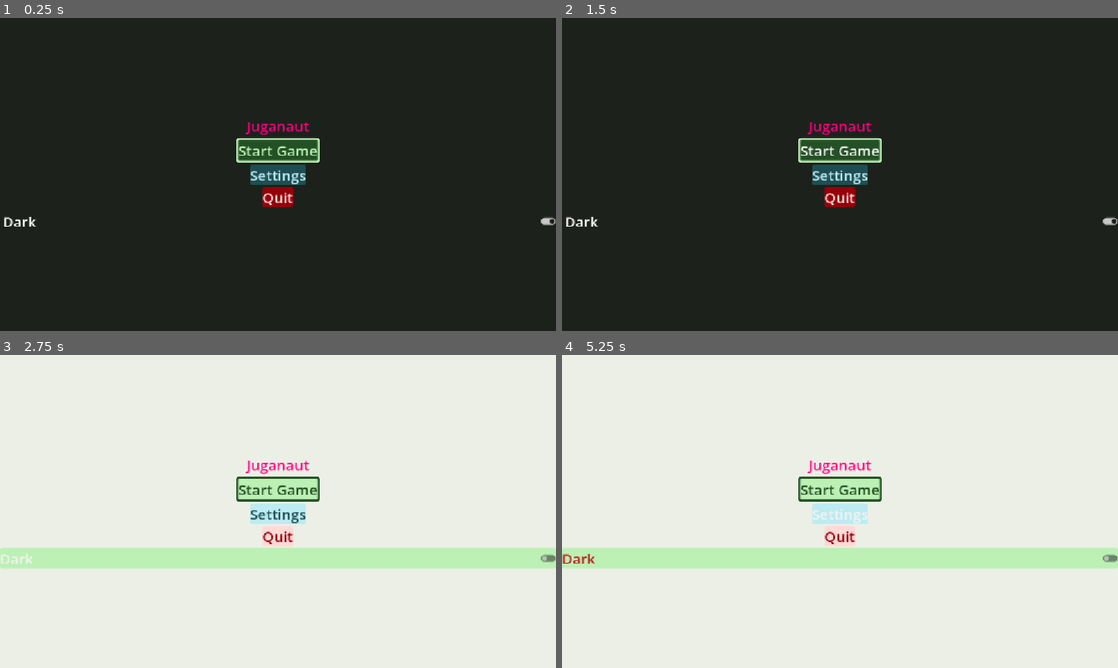
Above: before the commit, frames 1-4 (two rows, left to right).
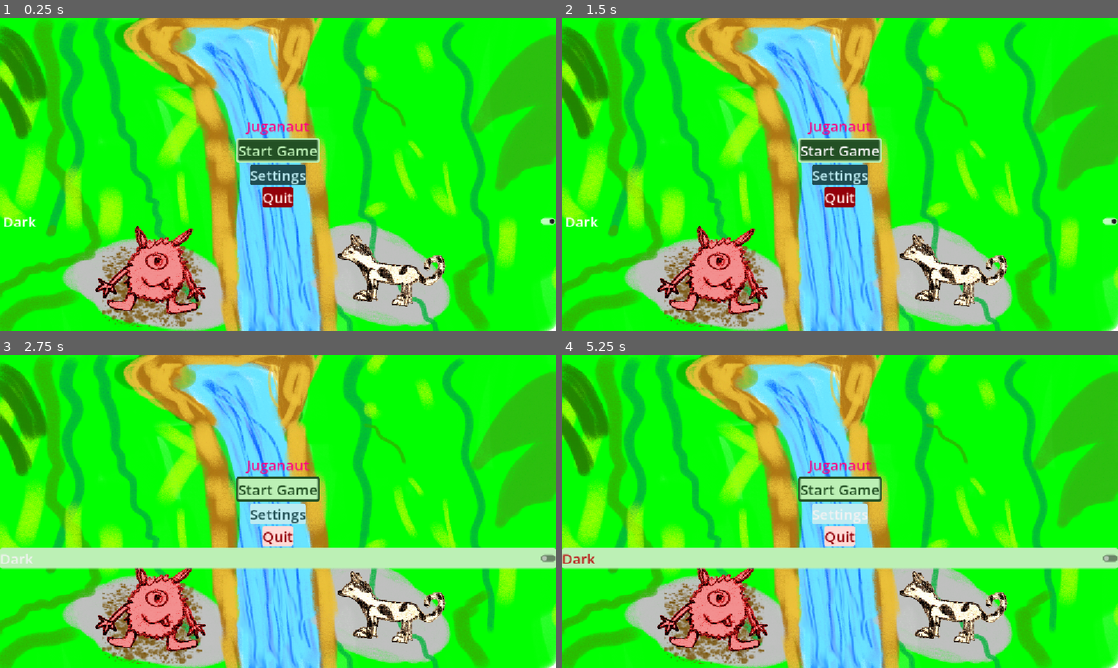
Above: after the commit, the same moments.

Repository: SirVincelot24/juganaut-godot
Game: Godot game, scene res://scenes/MainMenu.tscn
Same seed, same stepped clock (60 frames per second), same inputs: the game is played once before the commit and once after it.
Inputs:
- Up to frame 1 (0.25 s): no input
- Up to frame 2 (1.5 s): click "Start Game" at 0.5 s; click "Start Game" at 1.25 s
- Up to frame 3 (2.75 s): click "Dark" at 2 s
- Up to frame 4 (5.25 s): click "Dark" at 2.75 s; click "Start Game" at 3.5 s; click "Dark" at 4.25 s; click "Settings" at 5 s

The runs differ from the first frame. In frame 1, 98% of the frame differs, in the area x 0-100%, y 0-100%; in frame 2, 98%; in frame 3, 91%; in frame 4, 91%.

Commit message:
add textures and main menu bg

Diff:
--- a/scenes/MainMenu.tscn
+++ b/scenes/MainMenu.tscn
@@ -1,7 +1,12 @@
 [gd_scene format=3 uid="uid://e44s83b1qdo4"]
 
+[ext_resource type="Texture2D" uid="uid://d18qu1suffnux" path="res://textures/menu-background.png" id="1_2wh52"]
 [ext_resource type="Script" uid="uid://dd4mu46yxw0bf" path="res://scripts/UI/dark_button.gd" id="2_eiy7p"]
+[ext_resource type="Script" uid="uid://c7wsncsu56o6w" path="res://scripts/UI/buttons/start.gd" id="2_ow34m"]
 [ext_resource type="AudioStream" uid="uid://byiwq5p3lhvxr" path="res://audio/music/menu_loop.wav" id="3_2wh52"]
+
+[sub_resource type="StyleBoxTexture" id="StyleBoxTexture_2wh52"]
+texture = ExtResource("1_2wh52")
 
 [node name="UI" type="Control" unique_id=1272733835]
 layout_mode = 3
@@ -18,6 +23,7 @@
 anchor_bottom = 1.0
 grow_horizontal = 2
 grow_vertical = 2
+theme_override_styles/panel = SubResource("StyleBoxTexture_2wh52")
 
 [node name="VBoxContainer" type="VBoxContainer" parent="." unique_id=724782224]
 layout_mode = 1
@@ -39,6 +45,7 @@
 size_flags_horizontal = 4
 theme_type_variation = &"StartButton"
 text = "start_game"
+script = ExtResource("2_ow34m")
 
 [node name="Settings" type="Button" parent="VBoxContainer" unique_id=1513830552]
 layout_mode = 2
Binary file added: textures/bombe-active.png
Not shown, added: textures/bombe-active.png.import
Binary file added: textures/bombe.png
Not shown, added: textures/bombe.png.import
Binary file added: textures/cat.png
Not shown, added: textures/cat.png.import
Binary file added: textures/diamond.png
Not shown, added: textures/diamond.png.import
Binary file added: textures/dirt.png
Not shown, added: textures/dirt.png.import
Binary file added: textures/menu-background-phone.png
Not shown, added: textures/menu-background-phone.png.import
(and 10 more such lines)
